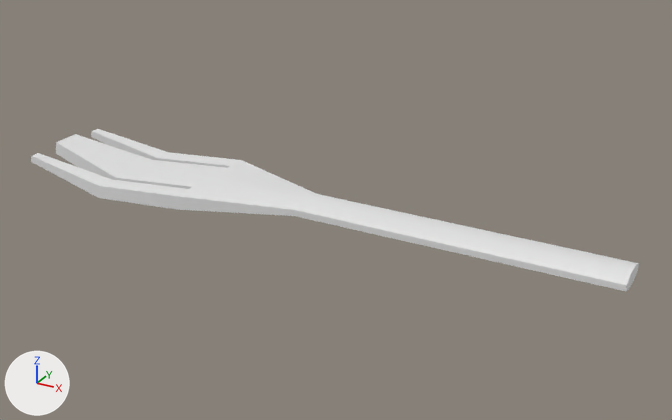
The FBX model Models/Fork.fbx: old version first, new version second.
The view is the same before and after, from a camera (50 mm lens) standing at (0.329, -0.451, 0.228) and looking at (0.078, 0.006, -0.001). Every picture has the same lights, and +X, +Y and +Z are marked at lower left. Where no turn or scale is listed for an object, it has been applied to the vertices. Vertices at the same position are counted once.

Objects in the first picture: 'Fork'.
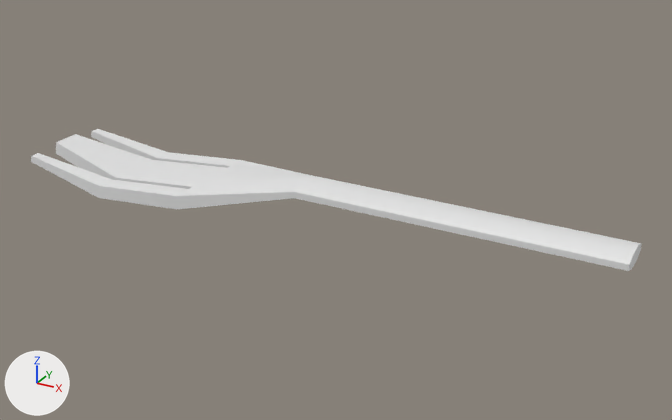
The newer file is also turned or shifted as a whole; pictures and numbers use the older file's frame.

What differs and where, as boxes (x1, y1, x2, y2) in the pictures (672 x 420 px):
'Fork', reshaped (12% shorter)
    before: (31, 129, 639, 291)
    after: (31, 129, 642, 271)
part 1 of me_mesh, built on
    before: (178, 160, 639, 291)
    after: (178, 160, 642, 271)

The change, as a list of edits to the scene's bpy script:
```text
Change me_mesh:
    used by ob_fork; location = (0.0, 0.0, 0.0)
    remove me_mesh.from_pydata(...)  # 68 vertices, 74 faces; spans x -0.136..0.257, y -0.036..0.036, z -0.009..0.012
    add me_mesh.from_pydata(...)  # 76 vertices, 82 faces; spans x -0.136..0.257, y -0.036..0.036, z -0.009..0.018
    me_mesh part 1
    9 faces are deleted
    6 vertices in x 0.061..0.257, y -0.014..0.014, z 0.0..0.007 move by (0.0, 0.0, 0.011)
    6 vertices in x 0.061..0.257, y -0.014..0.014, z -0.004..0.003 move by (0.0, 0.0, 0.012)
    4 vertices move from x 0.257, y -0.006..0.006, z -0.003..0.006 to x 0.196, y -0.006..0.006, z 0.008..0.018
    8 vertices are added at x 0.196..0.257, y -0.014..0.014, z 0.009..0.018
    17 new faces join them
```
